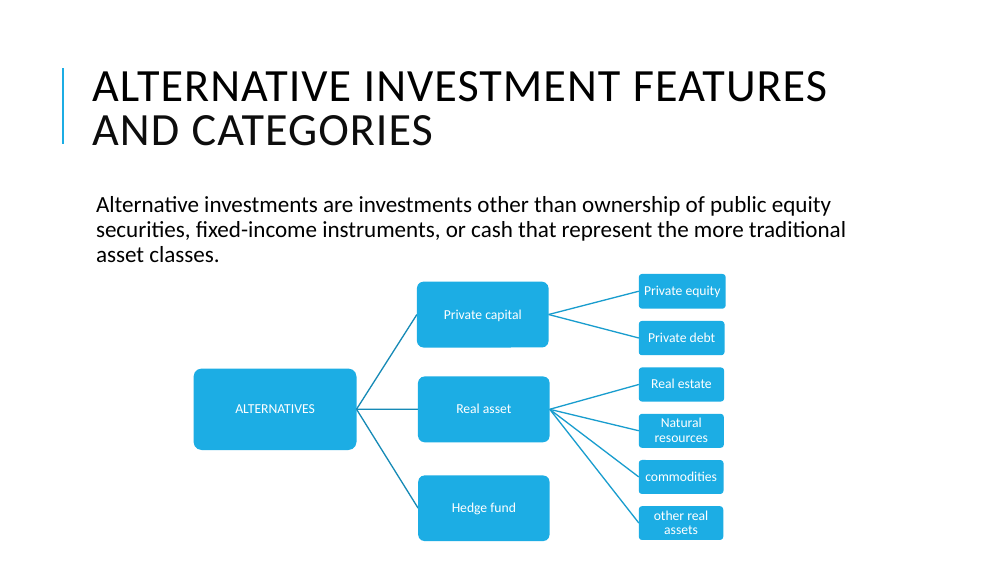
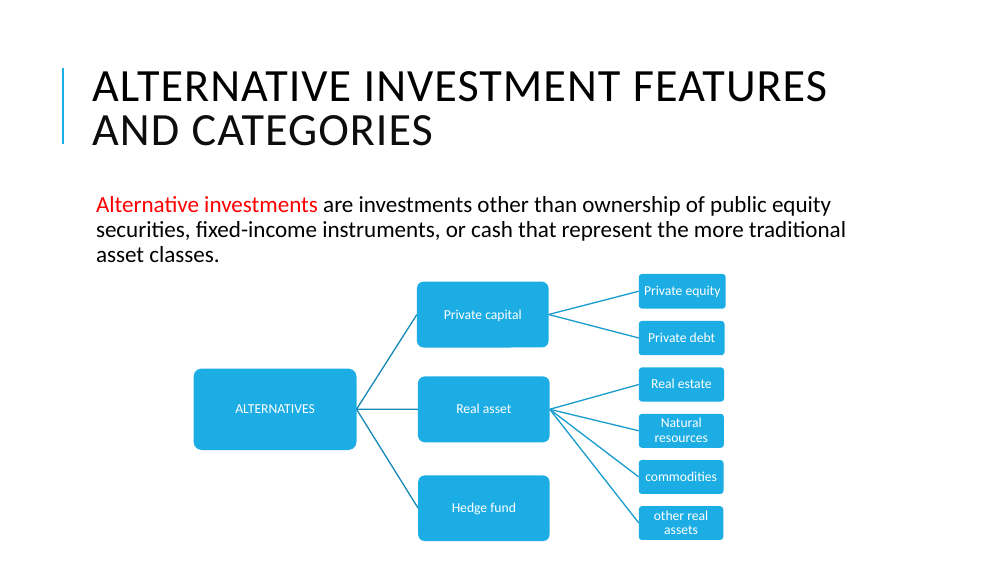
Before and after one commit to Isco0530/data, a slide deck: slide 2 of 2024Alternative.pptx. Drawn at 1008x567 pixels with LibreOffice and Linux fonts; fonts in the diff are those of the drawing. Boxes give left, top, right and bottom in pixels: in the first picture for what was removed or moved away, otherwise in the second. Text is boxed around its words. In the diff, an @@ line names an element or a change of style, - is before the commit and + after.

```diff
--- a/2024Alternative.pptx
+++ b/2024Alternative.pptx
@@ text "Alternative investments are investments other ..." at (96,196,846,262): text colour #000000 to #FF0000 in "Alternative investments" @@
```
Also in this commit, not shown: 1 slide added.
